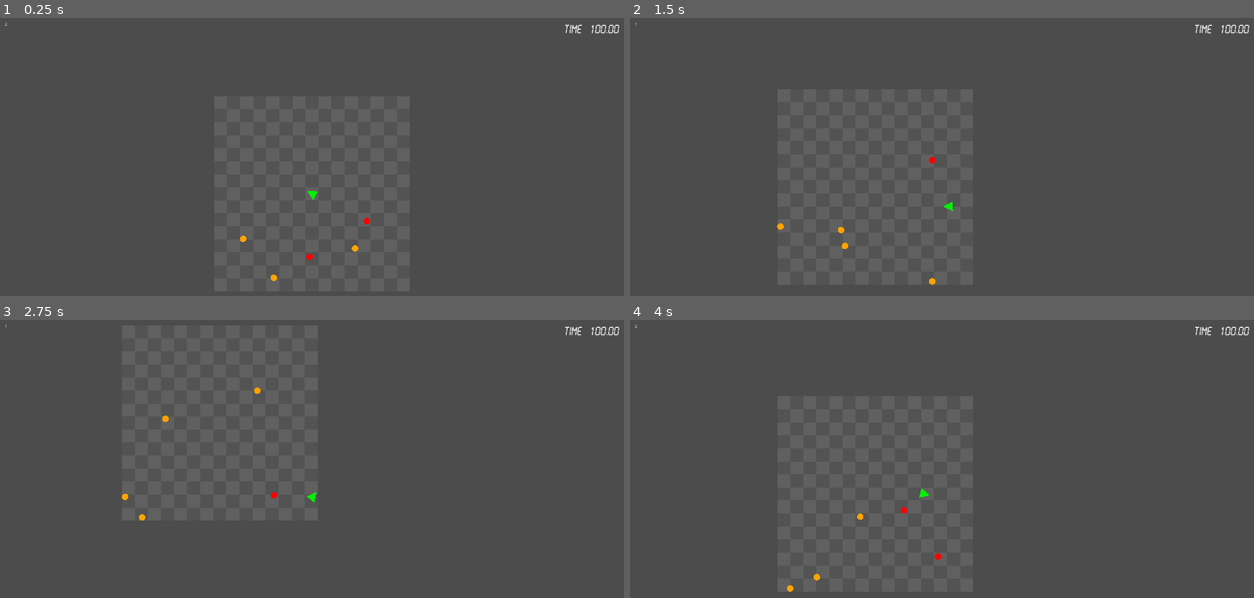
Above: before the commit, frames 1-4 (two rows, left to right).
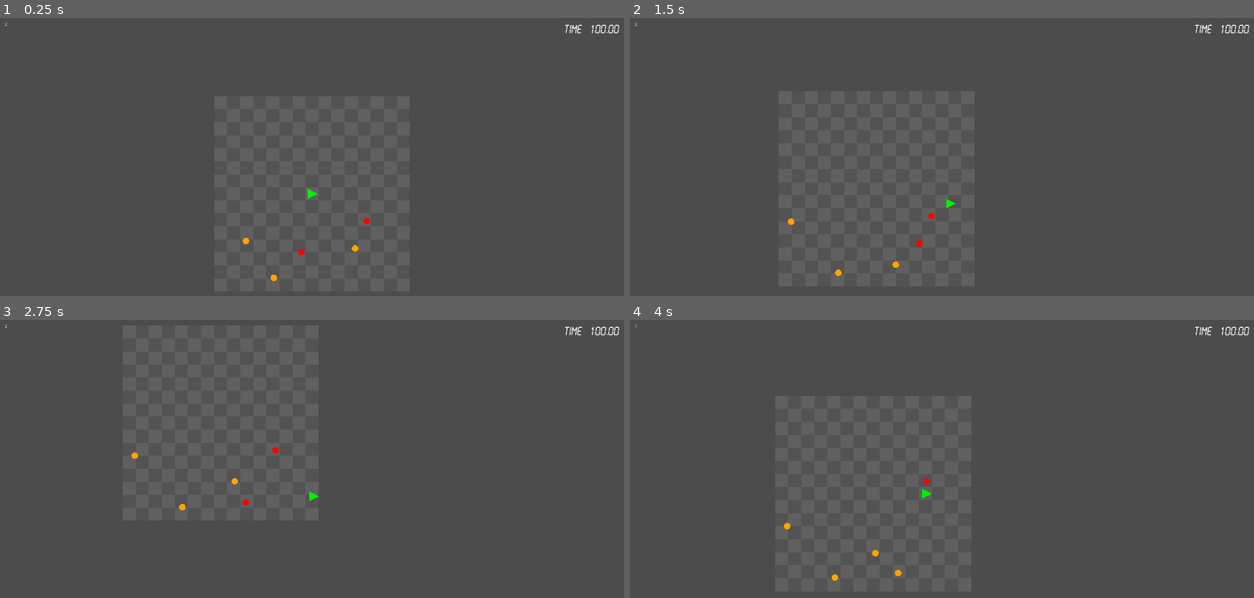
Above: after the commit, the same moments.

Repository: silentcoder99/LD46
Game: Godot game, scene res://Main.tscn
Same seed, same stepped clock (60 frames per second), same inputs: the game is played once before the commit and once after it.
Inputs (mouse positions are in pixels of both pictures, inside the frame that each line leads up to):
- Up to frame 1 (0.25 s): no input
- Up to frame 2 (1.5 s): tap Enter at 0.5 s; move the mouse to (1079, 176) at 0.52 s; hold Right (ui_right) 0.53-1.28 s; move the mouse to (817, 212) at 1.27 s; hold Down (ui_down) from 1.28 s (still down)
- Up to frame 3 (2.75 s): move the mouse to (374, 417) at 2.02 s; release Down (ui_down) at 2.03 s; hold Right (ui_right) from 2.03 s (still down)
- Up to frame 4 (4 s): move the mouse to (910, 567) at 2.77 s; release Right (ui_right) at 2.78 s; hold Up (ui_up) 2.78-3.53 s; move the mouse to (1129, 547) at 3.52 s; hold Left (ui_left) from 3.53 s (still down)

The runs differ from the first frame. In frame 1, less than 0.1% of the frame differs, in the area x 38-51%, y 61-88%; in frame 2, 0.2%, in the area x 0-53%, y 1-97%; in frame 3, 0.2%; in frame 4, 0.2%.

Commit message:
Add physics-based player movement

Diff:
--- a/Enemy.tscn
+++ b/Enemy.tscn
@@ -14,6 +14,8 @@
 gravity_scale = 0.0
 linear_damp = 3.0
 script = ExtResource( 1 )
+min_move_time = 5.0
+max_move_time = 6
 
 [node name="MoveTimer" type="Timer" parent="."]
 wait_time = 0.05
--- a/Player.gd
+++ b/Player.gd
@@ -1,6 +1,6 @@
-extends Area2D
+extends RigidBody2D
 
-export var speed = 100
+export var speed = 1
 
 var nearby_enemies = 0
 var boundary = 285
@@ -18,13 +18,15 @@
 	if Input.is_action_pressed("ui_right"):
 		velocity.x += 1
 
-	position += velocity.normalized() * speed * delta
+	apply_impulse(Vector2(), velocity.normalized() * speed);
 
-	position.x = clamp(position.x, -boundary, boundary)
-	position.y = clamp(position.y, -boundary, boundary)
+	#position += velocity.normalized() * speed * delta
 
-	var mouse_position = get_global_mouse_position()
-	look_at(mouse_position)
+	#position.x = clamp(position.x, -boundary, boundary)
+	#position.y = clamp(position.y, -boundary, boundary)
+
+	#var mouse_position = get_global_mouse_position()
+	#look_at(mouse_position)
 
 	#Draw attraction radius
 	#update()
--- a/Player.tscn
+++ b/Player.tscn
@@ -5,9 +5,12 @@
 [sub_resource type="CircleShape2D" id=1]
 radius = 200.0
 
-[node name="Player" type="Area2D" groups=[
+[node name="Player" type="RigidBody2D" groups=[
 "player",
 ]]
+mode = 2
+gravity_scale = 0.0
+linear_damp = 30.0
 script = ExtResource( 1 )
 speed = 300
 
@@ -30,21 +33,15 @@
 [node name="ProximityCollider" type="CollisionShape2D" parent="ProximityArea"]
 shape = SubResource( 1 )
 
-[node name="BodyArea" type="Area2D" parent="." groups=[
-"player_body",
-]]
-collision_mask = 4
-
-[node name="BodyCollider" type="CollisionPolygon2D" parent="BodyArea"]
+[node name="BodyCollider" type="CollisionPolygon2D" parent="."]
 position = Vector2( 2.5, 0 )
 scale = Vector2( 0.5, 0.5 )
 polygon = PoolVector2Array( 30, 0, -30, 30, -30, -30 )
 
-[node name="BodyPolygon" type="Polygon2D" parent="BodyArea"]
+[node name="BodyPolygon" type="Polygon2D" parent="."]
 position = Vector2( 2.5, 0 )
 scale = Vector2( 0.5, 0.5 )
 color = Color( 0.00784314, 0.94902, 0, 1 )
 polygon = PoolVector2Array( 30, 0, -30, 30, -30, -30 )
 [connection signal="body_entered" from="ProximityArea" to="." method="_on_ProximityArea_body_entered"]
 [connection signal="body_exited" from="ProximityArea" to="." method="_on_ProximityArea_body_exited"]
-[connection signal="body_entered" from="BodyArea" to="." method="_on_BodyArea_body_entered"]
